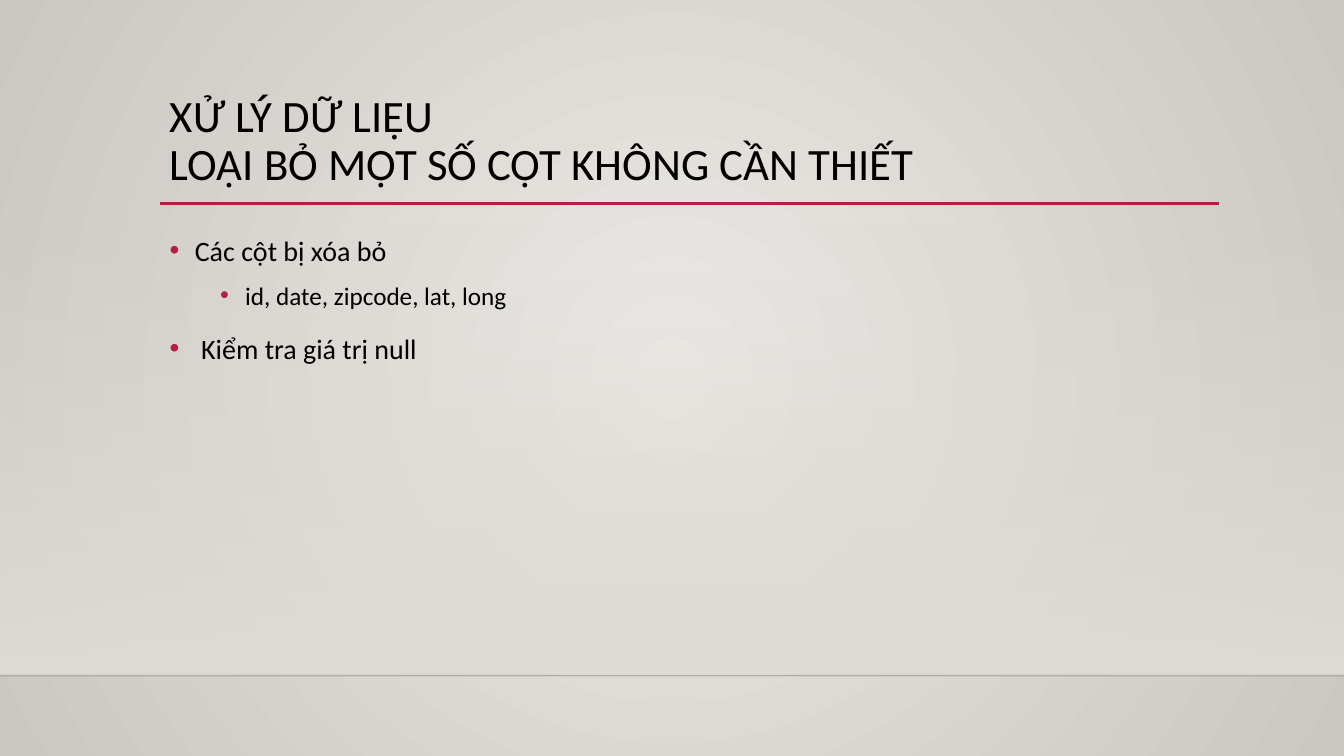
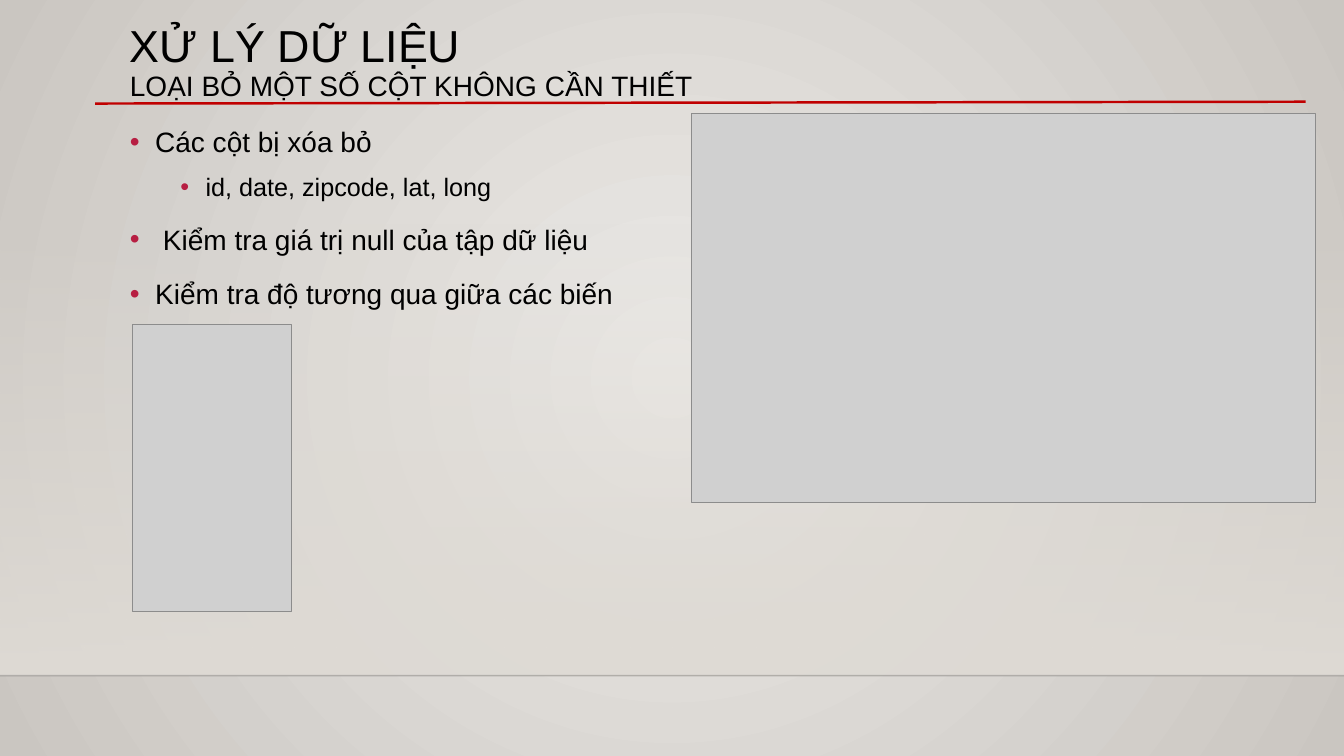
Before and after one commit to DK-Hieu/House_price_prediction, a slide deck: slide 3 of ver_4_kc_house/Mô hình dự đoán giá nhà.pptx. Drawn at 1344x756 pixels with LibreOffice and Linux fonts; fonts in the diff are those of the drawing; grey boxes stand for pictures; background and template pictures are left out. Boxes give left, top, right and bottom in pixels: in the first picture for what was removed or moved away, otherwise in the second. Text is boxed around its words. In the diff, an @@ line names an element or a change of style, - is before the commit and + after.

```diff
--- a/ver_4_kc_house/Mô hình dự đoán giá nhà.pptx
+++ b/ver_4_kc_house/Mô hình dự đoán giá nhà.pptx
@@ text "XỬ LÝ DỮ LIỆU LOẠI ..." moved from (x1=170, y1=95, x2=913, y2=188) to (x1=130, y1=27, x2=692, y2=101) @@
@@ text "XỬ LÝ DỮ LIỆU LOẠI ..." at (x1=130, y1=27, x2=692, y2=101): size 32 to 20 pt in "LOẠI BỎ MỘT SỐ CỘT KHÔNG CẦN ..."; font Calibri to Arial @@
@@ line added from (95, 104) to (1306, 102), #C00000 1.75 pt @@
@@ text "Các cột bị xóa bỏ" moved from (x1=195, y1=241, x2=506, y2=364) to (x1=155, y1=131, x2=613, y2=309) @@
@@ picture added at (x1=692, y1=113, x2=1317, y2=502) @@
@@ text at (x1=155, y1=131, x2=492, y2=202): font Calibri to Arial in "Các cột bị xóa bỏ", "id, date, zipcode, lat, long" @@
@@ line removed from (160, 204) to (1220, 204) @@
@@ text at (x1=155, y1=228, x2=613, y2=309): text changed; font Calibri to Arial @@
-• Kiểm tra giá trị null
+• Kiểm tra giá trị null của tập dữ liệu
+• Kiểm tra độ tương qua giữa các biến
@@ picture added at (x1=132, y1=325, x2=291, y2=612) @@
```
Also in this commit, not shown: 1 other slide changed, 9 slides added, 1 other file.
